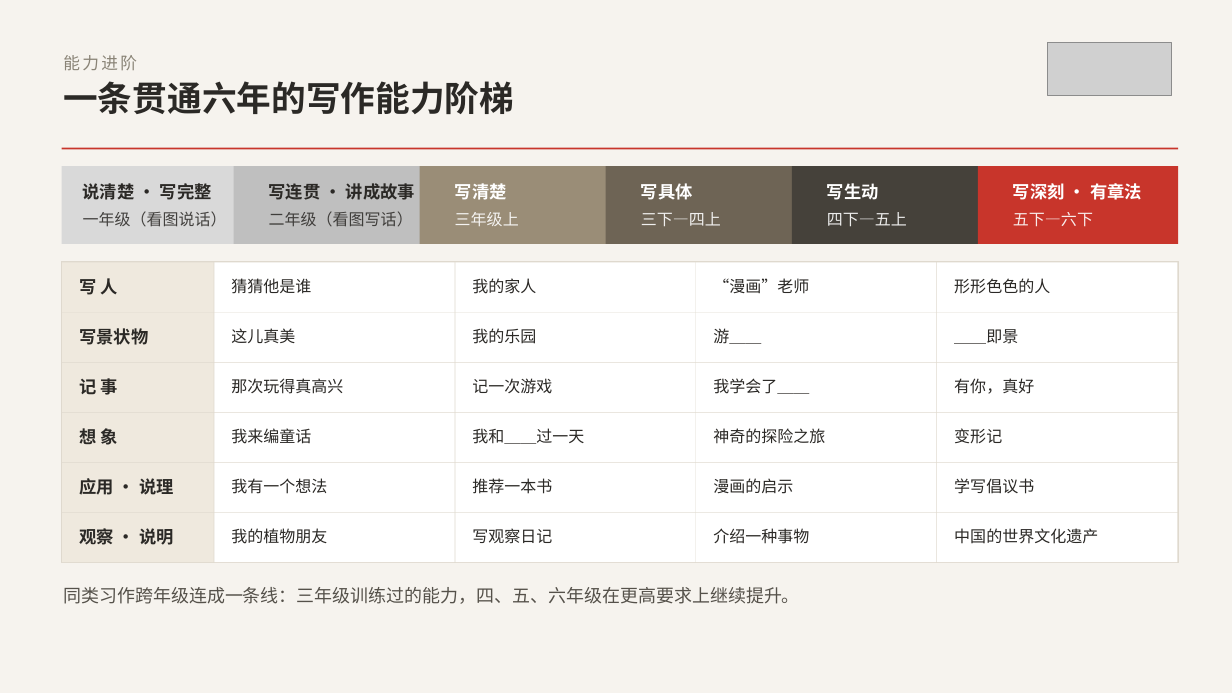
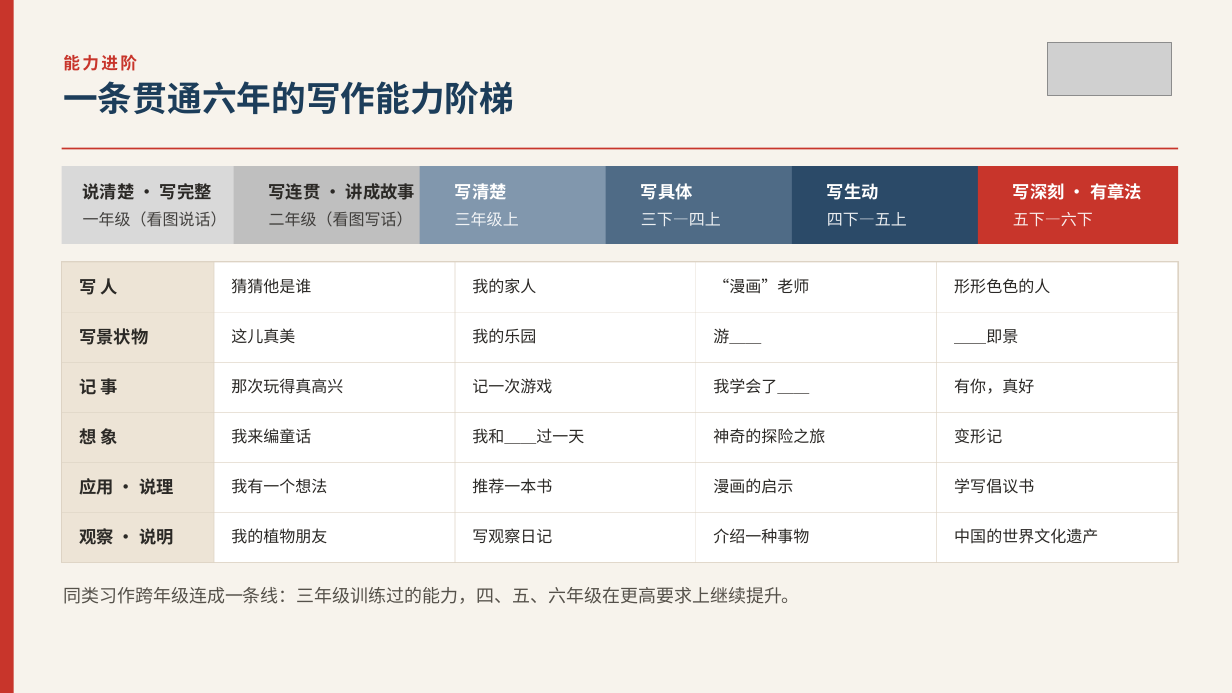
Before and after one commit to wuwenjia6498/laojohn-lesson-plan, a slide deck: slide 8 of 写作课相关宣传文件/国庆后宣讲/2-同步写作课程完整介绍.pptx. Drawn at 1232x693 pixels with LibreOffice and Linux fonts; fonts in the diff are those of the drawing; grey boxes stand for pictures. Boxes give left, top, right and bottom in pixels: in the first picture for what was removed or moved away, otherwise in the second. Text is boxed around its words. In the diff, an @@ line names an element or a change of style, - is before the commit and + after.

```diff
--- a/写作课相关宣传文件/国庆后宣讲/2-同步写作课程完整介绍.pptx
+++ b/写作课相关宣传文件/国庆后宣讲/2-同步写作课程完整介绍.pptx
@@ background #F6F3EE to #F7F3EC @@
@@ rectangle added at [0, 0, 14, 693], fill #C8352B @@
@@ text "能力进阶" at [63, 55, 137, 71]: text colour #8A8477 to #C8352B, bold on @@
@@ text "一条贯通六年的写作能力阶梯" at [63, 81, 514, 114]: text colour #2B2926 to #1C3D5A @@
@@ rectangle at [419, 166, 622, 244]: fill #9A8D77 to #8197AD @@
@@ rectangle at [606, 166, 808, 244]: fill #6E6455 to #4F6B86 @@
@@ rectangle at [792, 166, 994, 244]: fill #45413A to #2B4A68 @@
```
Also in this commit, not shown: 40 other slides changed, 3 other files.
